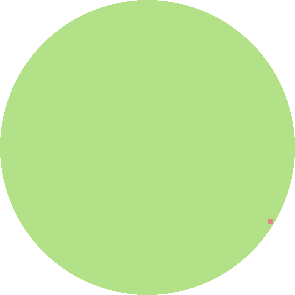
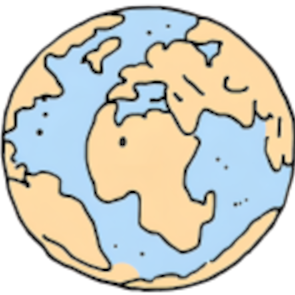
Two versions of the same layered image (295x295). Layer-by-layer changes:
added layer "Vložená vrstva" above "Pozadí" over [0, 3, 295, 295]
hid "Pozadí" over [0, 0, 295, 295]
